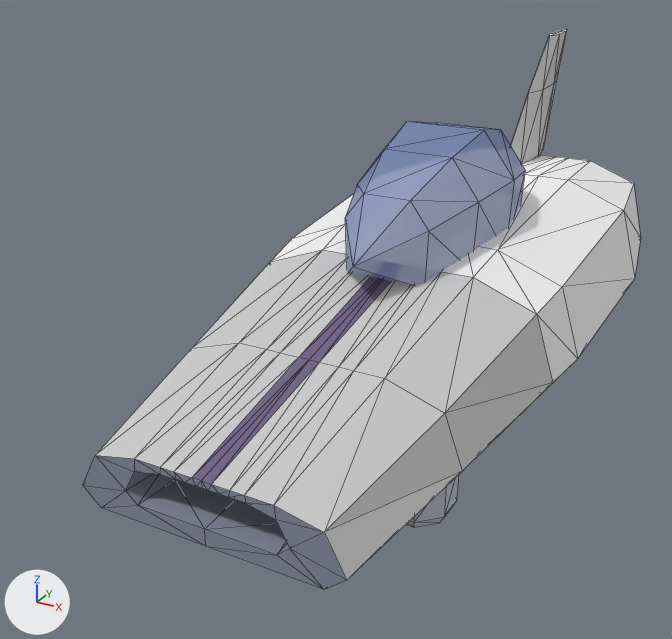
Two versions of the OBJ model sdcard/apps/cosmozoom.app/models/hull_whale.obj, one commit apart.
Both versions are drawn from a 50 mm camera at (1.63, -3.85, 2.15) aimed at (-0.31, -0.32, 0.38). The axes (+X, +Y, +Z) are drawn at lower left. The lights are the same throughout. The older version comes first. Mesh edges are drawn as thin lines. Where no turn or scale is listed for an object, it has been applied to the vertices.

The scene before the commit, as lines of its bpy script (objects in view):
```python
me_hull_whale = bpy.data.meshes.new('hull_whale')
me_hull_whale.from_pydata(...)  # 316 vertices, 564 faces; spans x -0.8..0.8, y -1.8..2.06, z 0.02..1.48
# faces by material slot: [116, 192, 8, 72, 84, 32, 48, 12]
me_hull_whale.materials.append(mat_darkgrey)  # grey #878b9e
me_hull_whale.materials.append(mat_grey)  # light grey #c4c8d4
me_hull_whale.materials.append(mat_ink)  # purple #726589
me_hull_whale.materials.append(mat_paint1)  # white #f4f4f4
me_hull_whale.materials.append(mat_paint2)  # light grey #cbcbcb
me_hull_whale.materials.append(mat_plasma_glow)  # cyan #cffaff, glowing cyan #cffaff
me_hull_whale.materials.append(mat_tint)  # blue #8394c4
me_hull_whale.materials.append(mat_white)  # white #ffffff
ob_hull_whale = bpy.data.objects.new('hull_whale', me_hull_whale)
ob_hull_whale.location = (0.0, 0.0, 0.0)
```
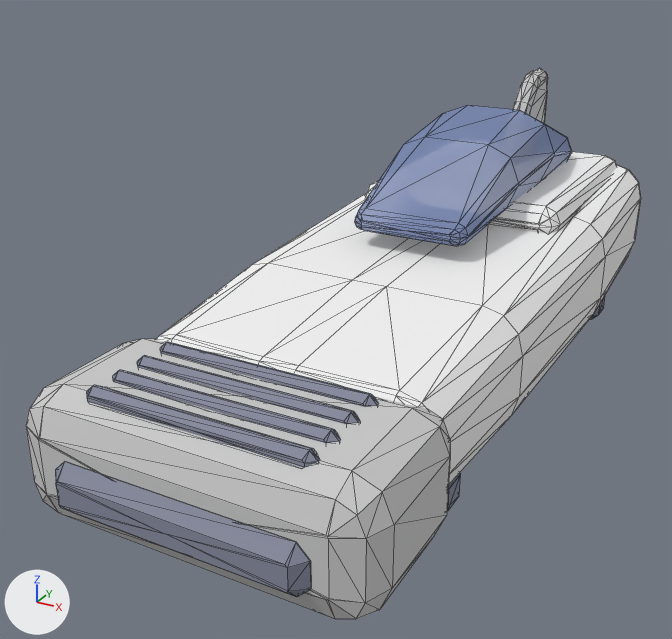
Pixel boxes [x1, y1, x2, y2] of what changed, in the pictures (672 x 639 px; the box of a moved part takes in the faces that stretch with it):
'hull_whale', reshaped (10% wider)
    before: [83, 29, 641, 590]
    after: [26, 68, 641, 619]
part 1 of me_hull_whale, moved or reshaped
    before: [406, 475, 459, 527]
    after: [447, 473, 461, 511]
part 2 of me_hull_whale, moved or reshaped (not visible before)
    after: [589, 296, 605, 320]
part 3 of me_hull_whale, rebuilt
    before: [83, 155, 641, 590]
    after: [156, 165, 641, 484]
part 4 of me_hull_whale, rebuilt (21% wider, 14% shorter)
    before: [345, 122, 525, 286]
    after: [354, 105, 572, 246]
part 5 of me_hull_whale, rebuilt
    before: [511, 29, 567, 164]
    after: [513, 68, 548, 123]
part 6 of me_hull_whale, added
    after: [26, 339, 450, 619]
part 7 of me_hull_whale, added
    after: [365, 152, 617, 233]
part 8 of me_hull_whale, added
    after: [160, 342, 378, 407]
part 9 of me_hull_whale, added
    after: [137, 355, 360, 424]
part 10 of me_hull_whale, added
    after: [112, 370, 341, 443]
part 11 of me_hull_whale, added
    after: [86, 385, 320, 468]
part 12 of me_hull_whale, added
    after: [55, 462, 311, 597]

What the commit changed:
me_hull_whale is used by ob_hull_whale; location (0.0, 0.0, 0.0).
me_hull_whale had 316 vertices, 564 faces and spanned x -0.8..0.8, y -1.8..2.06, z 0.02..1.48.
me_hull_whale now has 762 vertices, 1468 faces and spans x -0.7..0.7, y -2.0..1.67, z 0.02..1.31.
me_hull_whale part 1: the loose piece of 26 vertices spanning x 0.29..0.59, y -1.2..-0.9, z 0.03..0.24 is scaled about its middle by (0.904, 0.904, 0.645), then moved by (0.0, 0.05, -0.04), in mat_darkgrey (grey #878b9e).
me_hull_whale part 2: the loose piece of 26 vertices spanning x 0.33..0.63, y 1.0..1.3, z 0.03..0.24 is scaled about its middle by (0.904, 0.904, 0.645), then moved by (-0.02, 0.0, -0.04), in mat_darkgrey (grey #878b9e).
me_hull_whale part 3: the loose piece of 130 vertices spanning x -0.8..0.8, y -1.8..1.6, z 0.13..0.86 is rebuilt with 182 vertices and now spans x -0.7..0.7, y -1.35..1.67, z 0.18..0.81.
me_hull_whale part 4: the loose piece of 26 vertices spanning x -0.35..0.35, y -0.75..0.75, z 0.68..1.24 is rebuilt with 98 vertices and now spans x -0.34..0.34, y -0.26..1.36, z 0.8..1.21.
me_hull_whale part 5: the loose piece of 20 vertices spanning x -0.05..0.05, y 0.98..2.06, z 0.8..1.48 is rebuilt with 60 vertices and now spans x -0.05..0.05, y 1.02..1.62, z 0.8..1.31.
me_hull_whale part 6: a new loose piece of 74 vertices spanning x -0.7..0.7, y -1.95..-1.25, z 0.15..0.66, in mat_paint2 (light grey #cbcbcb).
me_hull_whale part 7: a new loose piece of 74 vertices spanning x -0.52..0.52, y 0.3..1.6, z 0.7..0.86, in mat_paint1 (white #f4f4f4).
me_hull_whale part 8: a new loose piece of 34 vertices spanning x -0.45..0.45, y -1.46..-1.38, z 0.62..0.69, in mat_darkgrey (grey #878b9e).
me_hull_whale part 9: a new loose piece of 34 vertices spanning x -0.45..0.45, y -1.59..-1.51, z 0.62..0.69, in mat_darkgrey (grey #878b9e).
me_hull_whale part 10: a new loose piece of 34 vertices spanning x -0.45..0.45, y -1.72..-1.64, z 0.62..0.69, in mat_darkgrey (grey #878b9e).
me_hull_whale part 11: a new loose piece of 34 vertices spanning x -0.45..0.45, y -1.85..-1.77, z 0.62..0.69, in mat_darkgrey (grey #878b9e).
me_hull_whale part 12: a new loose piece of 34 vertices spanning x -0.5..0.5, y -2.0..-1.9, z 0.26..0.46, in mat_darkgrey (grey #878b9e).
Other edits to the shape of me_hull_whale do not show in these pictures.
me_hull_whale no longer uses material mat_grey (light grey #c4c8d4).
me_hull_whale no longer uses material mat_ink (purple #726589).
me_hull_whale no longer uses material mat_plasma_glow (cyan #cffaff, glowing cyan #cffaff).
me_hull_whale no longer uses material mat_white (white #ffffff).
